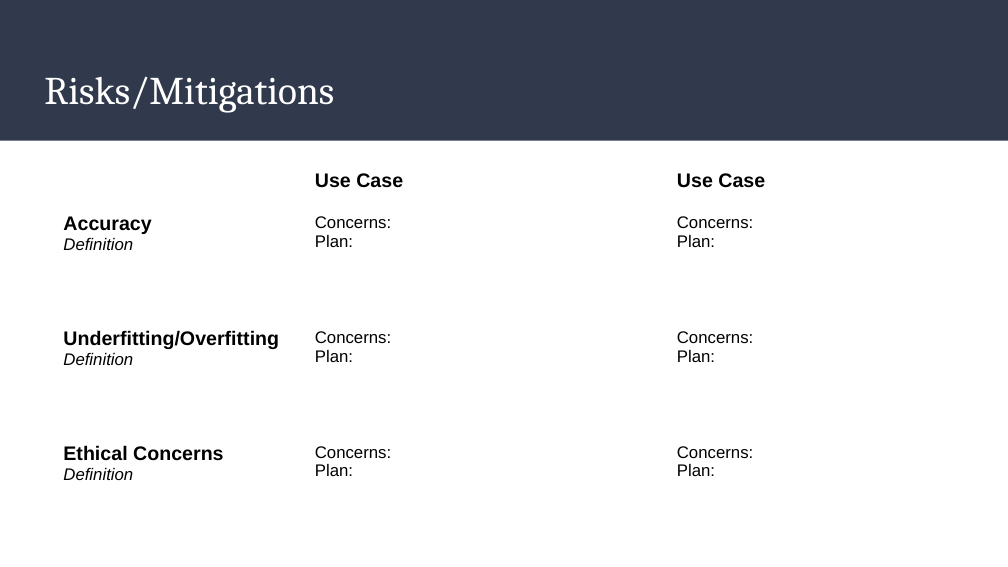
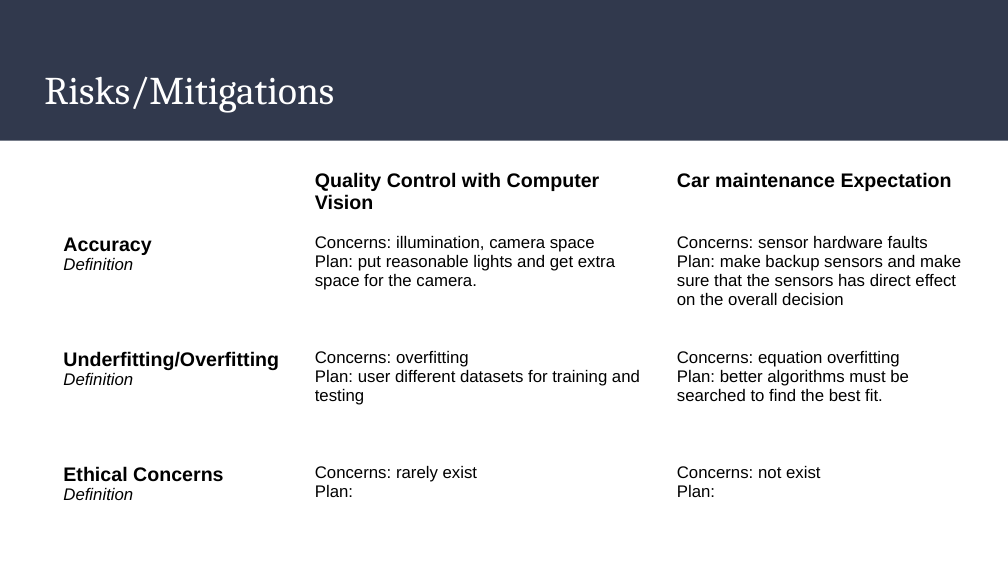
Before and after one commit to mohandesosama/Delivering-an-ML-AI-Strategy, a slide deck: slide 8 of 03_Final Presentation Template.pptx. Drawn at 1008x567 pixels with LibreOffice and Linux fonts; fonts in the diff are those of the drawing. Boxes give left, top, right and bottom in pixels: in the first picture for what was removed or moved away, otherwise in the second. Text is boxed around its words. In the diff, an @@ line names an element or a change of style, - is before the commit and + after.

```diff
--- a/03_Final Presentation Template.pptx
+++ b/03_Final Presentation Template.pptx
@@ table at box(53, 159, 973, 567) @@
-row 1, column 2: Use Case
+row 1, column 2: Quality Control with Computer Vision
-row 1, column 3: Use Case
+row 1, column 3: Car maintenance Expectation
-row 2, column 2: Concerns: / Plan:
+row 2, column 2: Concerns: illumination, camera space / Plan: put reasonable lights and get extra space for the camera.
-row 2, column 3: Concerns: / Plan:
+row 2, column 3: Concerns: sensor hardware faults / Plan: make backup sensors and make sure that the sensors has direct effect on the overall decision
-row 3, column 2: Concerns: / Plan:
+row 3, column 2: Concerns: overfitting / Plan: user different datasets for training and testing
-row 3, column 3: Concerns: / Plan:
+row 3, column 3: Concerns: equation overfitting / Plan: better algorithms must be searched to find the best fit.
-row 4, column 2: Concerns: / Plan:
+row 4, column 2: Concerns: rarely exist / Plan:
-row 4, column 3: Concerns: / Plan:
+row 4, column 3: Concerns: not exist / Plan:
```
Also in this commit, not shown: 1 other slide changed.
